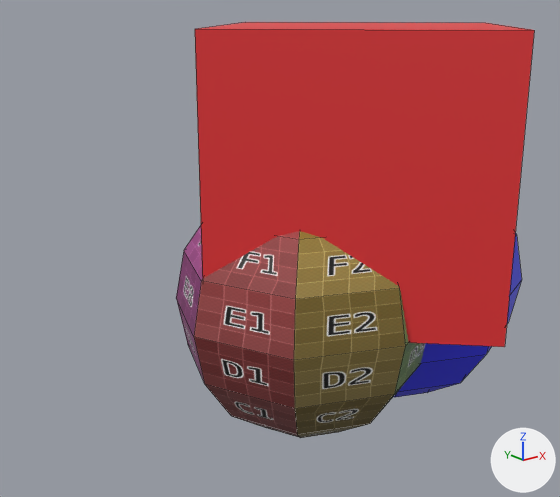
Before and after pictures for a commit that changed the OBJ model data/triple.obj.
Before and after are seen from a 50 mm lens placed at (-4.07, -4.14, 2.13), pointed at (-0.69, 0.08, 0.45). Every picture has the same lights, and +X, +Y and +Z are marked at lower right. Mesh edges are drawn as thin lines. Where no turn or scale is listed for an object, it has been applied to the vertices.
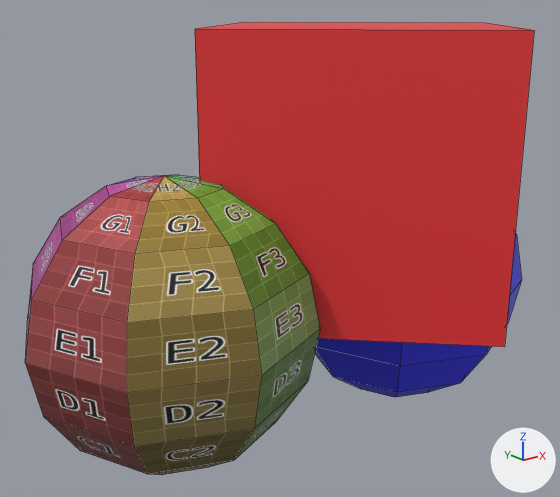
Boxes [x1, y1, x2, y2] around the edits, measured in the pictures (560 x 497 px):
'Sphere.001', mesh moved
    before: [176, 225, 426, 438]
    after: [25, 175, 320, 475]

The edits, one by one:
me_sphere_001 has 58 vertices, 64 faces and spans x -1.5..0.5, y -1.0..1.0, z -1.0..1.0.
me_sphere_001 is used by ob_sphere_001; location (0.0, 0.0, 0.0).
me_sphere_001 part 1: the whole mesh is moved by (-1.12, 0.08, 0.11).
